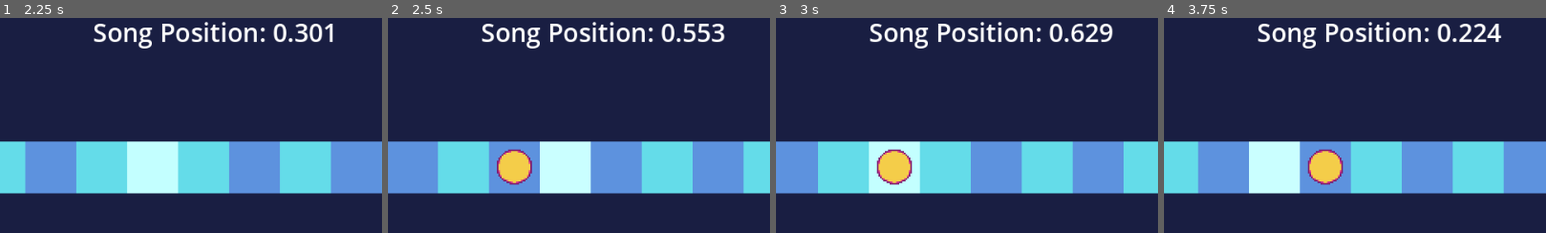
Above: before the commit, frames 1-4 (left to right).
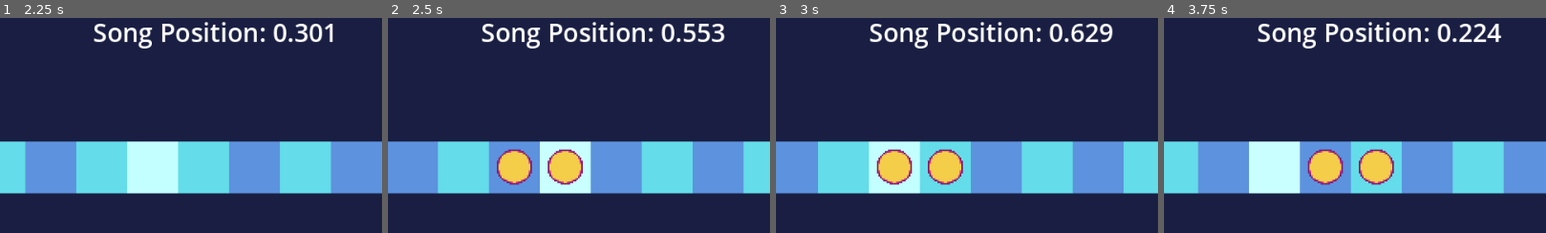
Above: after the commit, the same moments.

Repository: SleepyPlayer16/voicelessChartEditor
Game: Godot game, scene res://Scenes/ChartEditor.tscn
Same seed, same stepped clock (60 frames per second), same inputs: the game is played once before the commit and once after it. Sound files missing from this copy of the repository are replaced by a short silence.
Inputs (mouse positions are % of the whole screen's width and height, from its top left):
- Up to frame 1 (2.25 s): click "Export as TXT" at 0.5 s; click "Export as JSON" at 1.25 s; tap Enter at 2 s; move the mouse to (72, 45) at 2.02 s; hold Right (ui_right) from 2.03 s (still down); hold Right mouse button (DeleteNote, bound only after the commit) from 2.03 s (still down)
- Up to frame 2 (2.5 s): keep holding Right (ui_right); keep holding Right mouse button (DeleteNote, bound only after the commit); click (72, 45) at 2.3 s
- Up to frame 3 (3 s): move the mouse to (65, 53) at 2.77 s; release Right (ui_right) at 2.78 s; release Right mouse button (DeleteNote, bound only after the commit) at 2.78 s; hold Down (ui_down) from 2.78 s (still down); click (65, 53) at 2.85 s
- Up to frame 4 (3.75 s): right-click (65, 53) at 3.05 s; tap Space at 3.5 s; move the mouse to (65, 53) at 3.52 s; release Down (ui_down) at 3.53 s; hold Right (ui_right) from 3.53 s (still down); hold Right mouse button (DeleteNote, bound only after the commit) from 3.53 s (still down)
The pictures show only the part of the screen within x 50-100%, y 19-69%; the shares and areas given below are measured in that part.

Frame 1 is identical in both runs. In frame 2, 1.3% of the frame differs, in the area x 41-51%, y 60-78%; in frame 3, 1.3%; in frame 4, 1.3%.

Commit message:
fast note placement / deletion

Diff:
--- a/Scripts/Systems/ChartEditor/ChartEditor.gd
+++ b/Scripts/Systems/ChartEditor/ChartEditor.gd
@@ -77,7 +77,7 @@
 		real_songPos = songPosition
 	songPositionLabel.text = "Song Position: " + str(float(str( real_songPos ).pad_decimals(3)))
 	update_line_position()
-
+	mouseHeldDown()
 	selector.position.x = floor((get_global_mouse_position().x) / snapValues[currentSnapValue]) * snapValues[currentSnapValue]
 	songPos = ((selector.position.x / 64) * bps)
 
@@ -93,15 +93,6 @@
 func _input(event: InputEvent) -> void:
 	if event is InputEventMouseButton:
 		var mouseEvent = event as InputEventMouseButton
-		if mouseEvent.button_index == MOUSE_BUTTON_LEFT and mouseEvent.pressed and !mouseOnButton:
-			var noteIndex = notes.find(str(songPos).pad_decimals(3))
-
-			if noteIndex >= 0 or selector.position.x < 0:
-				pass
-			else:
-				spawnNote()
-				notes.append(songPos)
-				notes.sort()
 
 		if mouseEvent.button_index == MOUSE_BUTTON_WHEEL_UP  and mouseEvent.pressed:
 				if (currentSnapValue < snapValues.size()-1):
@@ -112,15 +103,16 @@
 					currentSnapValue -= 1
 				snapValueLabel.text = "Snap: " + str(snapValues[currentSnapValue])
 
-func compare_numbers(a: String, b: String) -> int:
-	var num_a = float(a)
-	var num_b = float(b)
-	if num_a > num_b:
-		return -1
-	elif num_a < num_b:
-		return 1
-	else:
-		return 0
+func mouseHeldDown():
+	if Input.is_action_pressed("placeNote") and !mouseOnButton:
+		var noteIndex = notes.find(songPos)
+
+		if noteIndex >= 0 or selector.position.x < 0:
+			pass
+		else:
+			spawnNote()
+			notes.append(songPos)
+			notes.sort()
 
 
 func spawnNote():
--- a/Scripts/Systems/ChartEditor/EditorNote.gd
+++ b/Scripts/Systems/ChartEditor/EditorNote.gd
@@ -9,13 +9,11 @@
 func _ready():
 	set_process_input(true)
 
-func _input(event: InputEvent) -> void:
-	if event is InputEventMouseButton:
-		var mouseEvent = event as InputEventMouseButton
-		if mouseEvent.button_index == MOUSE_BUTTON_RIGHT and mouseEvent.pressed:
-			if mouseIn:
-				get_parent().deleteNote(timeStamp)
-				queue_free()
+func _process(delta):
+	if Input.is_action_pressed("DeleteNote"):
+		if mouseIn:
+			get_parent().deleteNote(timeStamp)
+			queue_free()
 
 func _on_note_ar_mouse_entered():
 	mouseIn = true
--- a/project.godot
+++ b/project.godot
@@ -237,6 +237,16 @@
 , Object(InputEventKey,"resource_local_to_scene":false,"resource_name":"","device":-1,"window_id":0,"alt_pressed":false,"shift_pressed":false,"ctrl_pressed":false,"meta_pressed":false,"pressed":false,"keycode":0,"physical_keycode":32,"key_label":0,"unicode":32,"echo":false,"script":null)
 ]
 }
+placeNote={
+"deadzone": 0.5,
+"events": [Object(InputEventMouseButton,"resource_local_to_scene":false,"resource_name":"","device":-1,"window_id":0,"alt_pressed":false,"shift_pressed":false,"ctrl_pressed":false,"meta_pressed":false,"button_mask":0,"position":Vector2(0, 0),"global_position":Vector2(0, 0),"factor":1.0,"button_index":1,"canceled":false,"pressed":false,"double_click":false,"script":null)
+]
+}
+DeleteNote={
+"deadzone": 0.5,
+"events": [Object(InputEventMouseButton,"resource_local_to_scene":false,"resource_name":"","device":-1,"window_id":0,"alt_pressed":false,"shift_pressed":false,"ctrl_pressed":false,"meta_pressed":false,"button_mask":0,"position":Vector2(0, 0),"global_position":Vector2(0, 0),"factor":1.0,"button_index":2,"canceled":false,"pressed":false,"double_click":false,"script":null)
+]
+}
 
 [input_devices]
 
